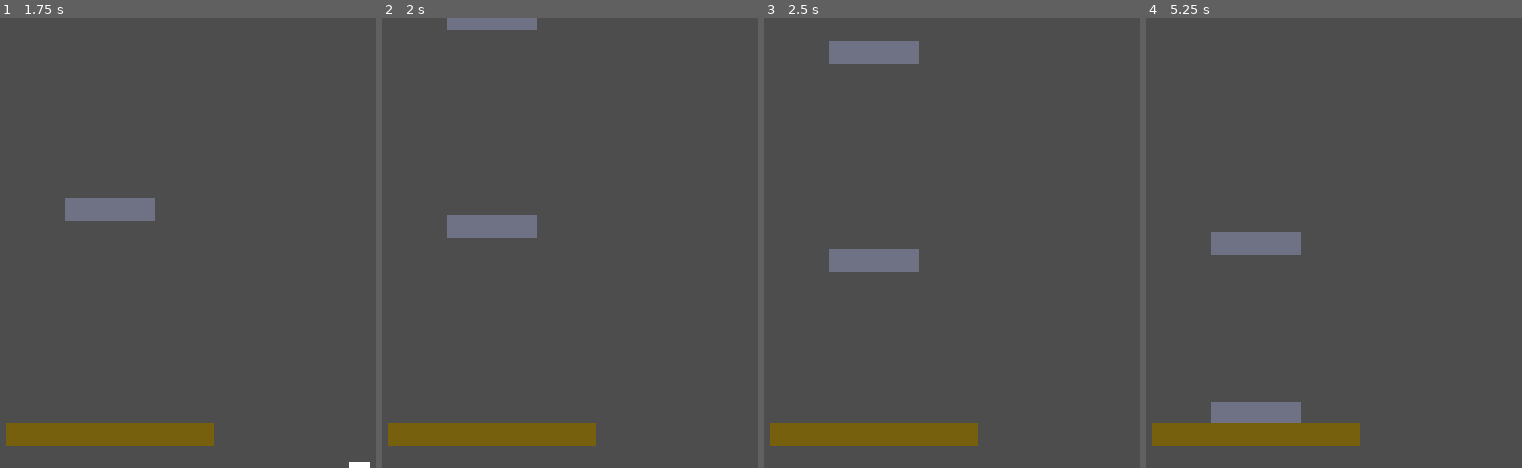
Above: before the commit, frames 1-4 (left to right).
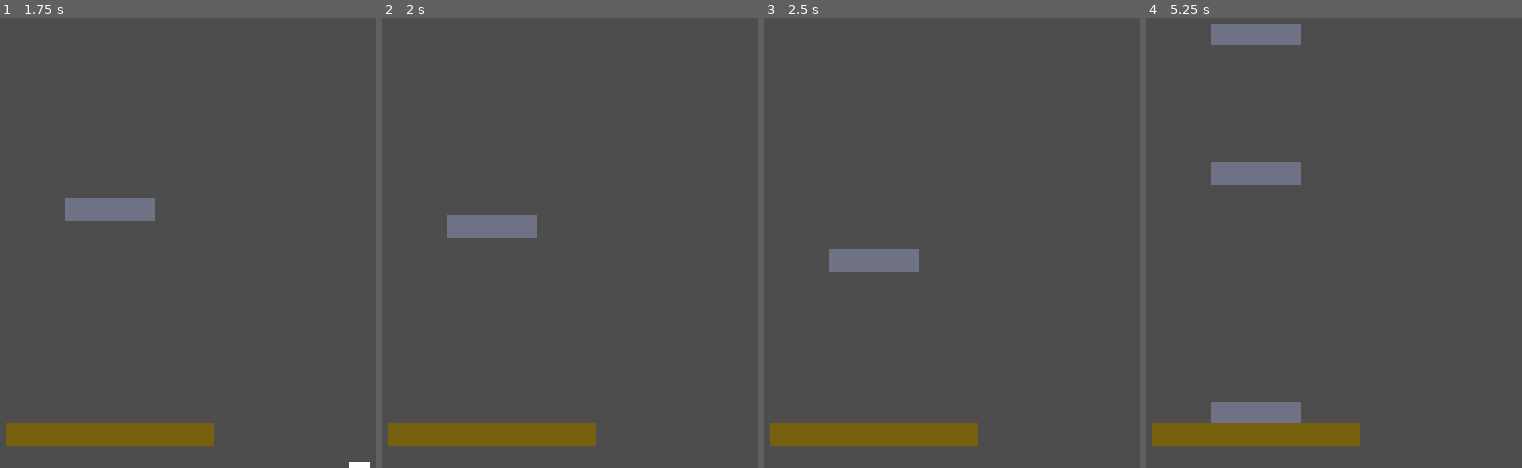
Above: after the commit, the same moments.

Repository: NxtCreator/heap
Game: Godot game, scene res://scenes/main.tscn
Two runs of this game, one before a commit and one after it. Both use one fixed random seed, a clock stepped at 60 frames per second and the inputs below.
Inputs (mouse positions are in pixels of both pictures, inside the frame that each line leads up to):
- Up to frame 1 (1.75 s): tap Enter at 0.5 s; move the mouse to (285, 220) at 0.52 s; hold Right (move_right) from 0.53 s (still down); tap Alt at 0.6 s; click (285, 220) at 0.67 s; tap Up (move_up) at 0.77, 1.52 s; move the mouse to (outside the picture) at 1.27 s; tap Shift at 1.35 s
- Up to frame 2 (2 s): keep holding Right (move_right)
- Up to frame 3 (2.5 s): move the mouse to (955, 144) at 2.02 s; release Right (move_right) at 2.03 s; hold Left (move_left) from 2.03 s (still down); tap Alt at 2.1 s
- Up to frame 4 (5.25 s): move the mouse to (1217, 333) at 2.77 s; release Left (move_left) at 2.78 s; hold Right (move_right) 2.78-4.28 s; tap Shift at 2.85, 4.35 s; click (1217, 333) at 2.92 s; tap Up (move_up) at 3.02, 3.77, 4.52 s; move the mouse to (1495, 310) at 3.52 s; tap Alt at 3.6, 5.1 s; move the mouse to (outside the picture) at 4.27 s; hold Left (move_left) 4.28-5.03 s; move the mouse to (1296, 243) at 5.02 s; hold Right (move_right) from 5.03 s (still down); click (1296, 243) at 5.17 s

Frame 1 is identical in both runs. In frame 2, 0.6% of the frame differs, in the area x 17-42%, y 0-3%; in frame 3, 1.2%; in frame 4, 3.6%, in the area x 17-42%, y 1-53%.

Commit message:
Add Timer-based platform spawner in main.gd that drops a platform every 2 seconds

Diff:
--- a/scenes/main.tscn
+++ b/scenes/main.tscn
@@ -2,14 +2,13 @@
 
 [ext_resource type="PackedScene" uid="uid://bi6e4p8lcsauk" path="res://scenes/platform.tscn" id="1_0wfyh"]
 [ext_resource type="PackedScene" uid="uid://dhimhrj0ytlq" path="res://scenes/player.tscn" id="1_o5qli"]
+[ext_resource type="Script" uid="uid://b455u27kh8o35" path="res://scripts/main.gd" id="1_sugp2"]
 
 [sub_resource type="RectangleShape2D" id="RectangleShape2D_62jd7"]
 size = Vector2(300, 32)
 
 [node name="Main" type="Node2D" unique_id=1662324567]
-
-[node name="Platform2" parent="." unique_id=425192982 instance=ExtResource("1_0wfyh")]
-position = Vector2(576, -200)
+script = ExtResource("1_sugp2")
 
 [node name="Platform" parent="." unique_id=397508024 instance=ExtResource("1_0wfyh")]
 position = Vector2(576, 100)
@@ -28,3 +27,9 @@
 position = Vector2(576, 600)
 color = Color(0.46990192, 0.37938827, 0.053849228, 1)
 polygon = PackedVector2Array(-150, -16, 150, -16, 150, 16, -150, 16)
+
+[node name="Timer" type="Timer" parent="." unique_id=1133667598]
+wait_time = 2.0
+autostart = true
+
+[connection signal="timeout" from="Timer" to="." method="_on_timer_timeout"]
--- /dev/null
+++ b/scripts/main.gd
@@ -0,0 +1,9 @@
+extends Node2D
+const PLATFORM = preload("res://scenes/platform.tscn")
+
+
+
+func _on_timer_timeout() -> void:
+	var platform = PLATFORM.instantiate()
+	add_child(platform)
+	platform.global_position = Vector2(576, -100)
Not shown, added: scripts/main.gd.uid
